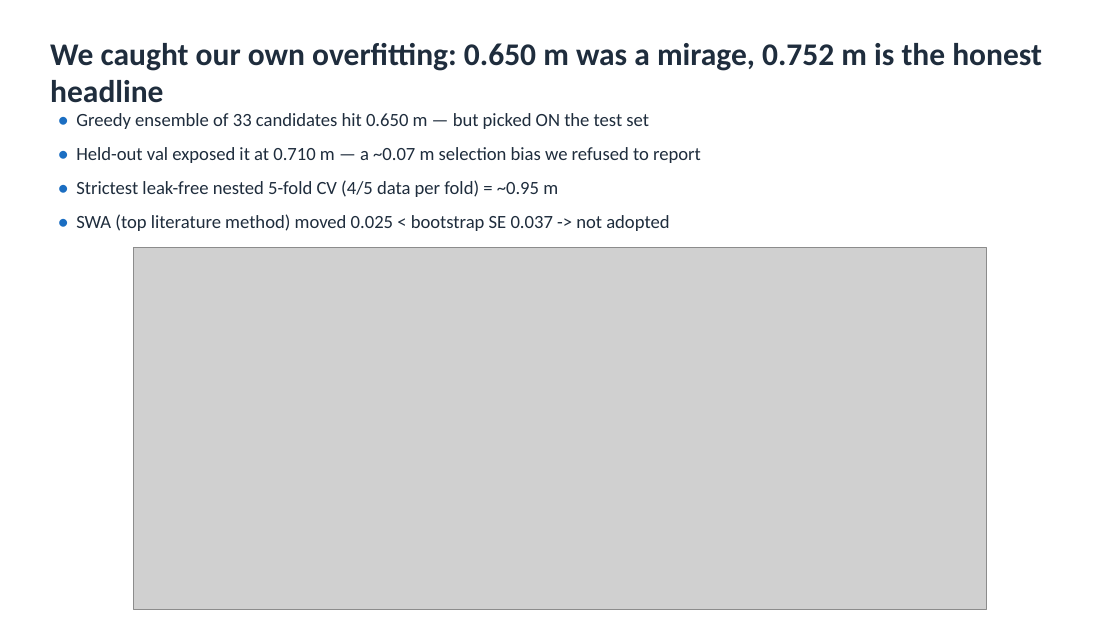
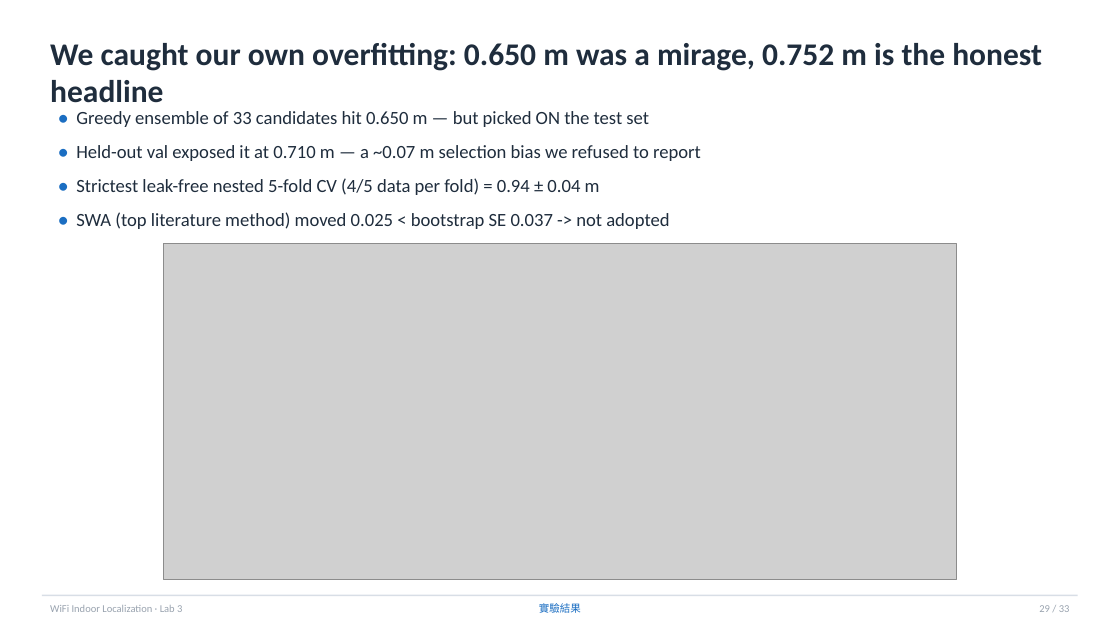
Before and after one commit to kmliy901054/cv2x-wifi-fingerprint, a slide deck: slide 29 of lab3/outputs/slides/lab3_presentation.pptx (slide 22 before the commit). Drawn at 1120x630 pixels with LibreOffice and Linux fonts; fonts in the diff are those of the drawing; grey boxes stand for pictures. Boxes give left, top, right and bottom in pixels: in the first picture for what was removed or moved away, otherwise in the second. Text is boxed around its words. In the diff, an @@ line names an element or a change of style, - is before the commit and + after.

```diff
--- a/lab3/outputs/slides/lab3_presentation.pptx
+++ b/lab3/outputs/slides/lab3_presentation.pptx
@@ text at [76,178,600,195]: text changed @@
-• Strictest leak-free nested 5-fold CV (4/5 data per fold) = ~0.95 m
+• Strictest leak-free nested 5-fold CV (4/5 data per fold) = 0.94 ± 0.04 m
@@ picture: place and size @@
-picture at [134,248,986,609]
+picture at [163,244,956,580]
@@ rectangle added at [42,595,1078,597], fill #D8DEE6 @@
@@ text added at [50,605,182,612], 9 pt, text #99A3AF @@
+WiFi Indoor Localization · Lab 3
@@ text added at [539,603,581,613], 9 pt, text #1B6EC2 @@
+實驗結果
@@ text added at [1039,605,1070,612], 9 pt, text #99A3AF @@
+29 / 33
```
Also in this commit, not shown: 21 other slides changed, 7 slides added.
